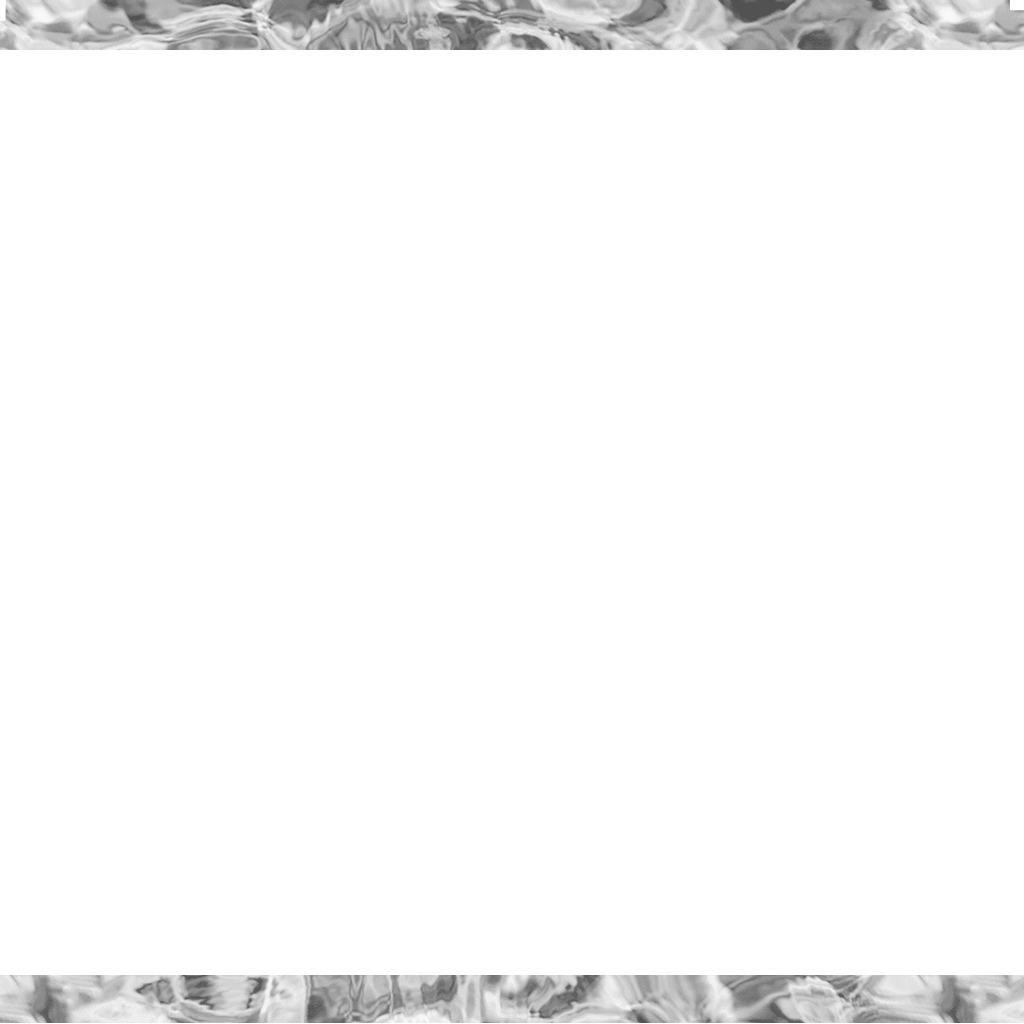
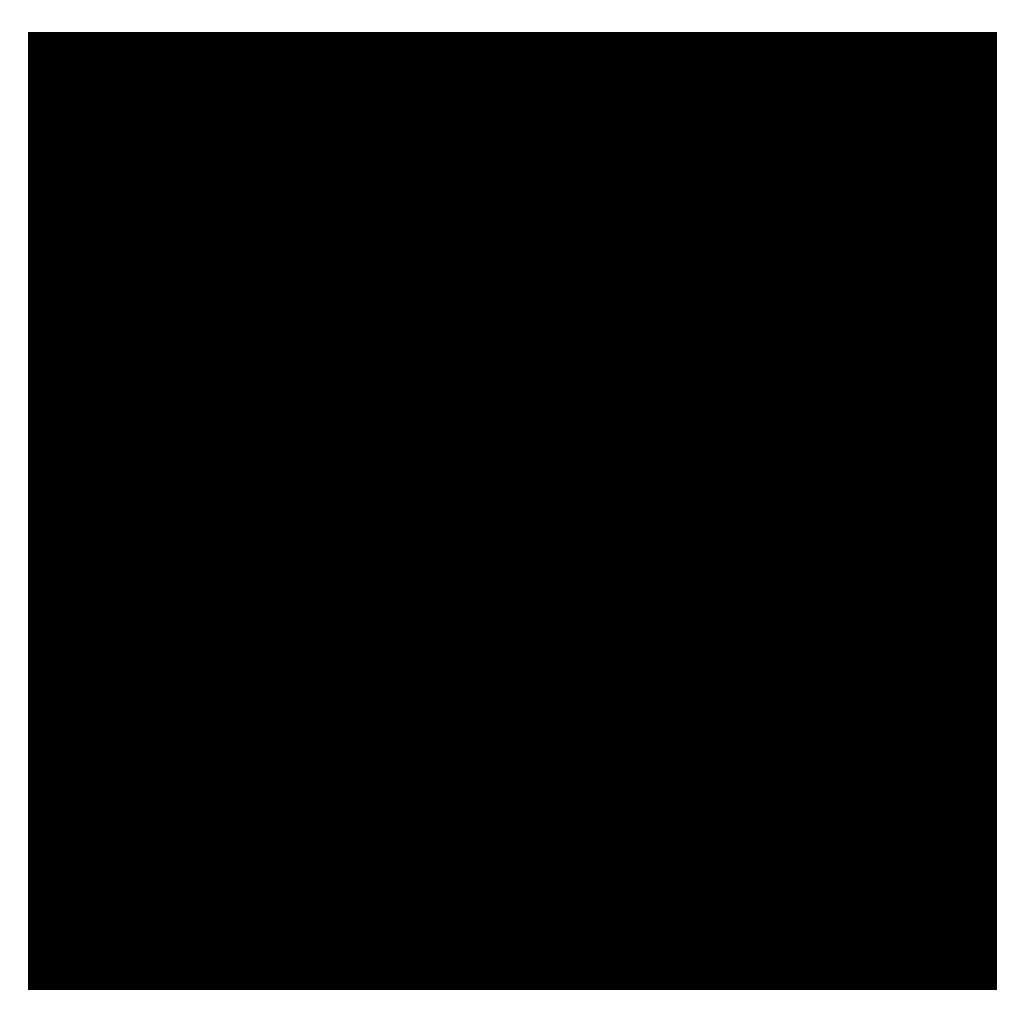
Layers edited between the first and the second w=1024, h=1024 image:
showed "Layer 7 copy 2" over [left=0, top=0, right=1024, bottom=1023]
added layer "Layer 10" in group "Group 1 copy" over [left=0, top=0, right=1024, bottom=1023]
hid "Layer 7 copy" over [left=0, top=0, right=1024, bottom=1023]
hid "Layer 9" over [left=0, top=11, right=1024, bottom=1023]